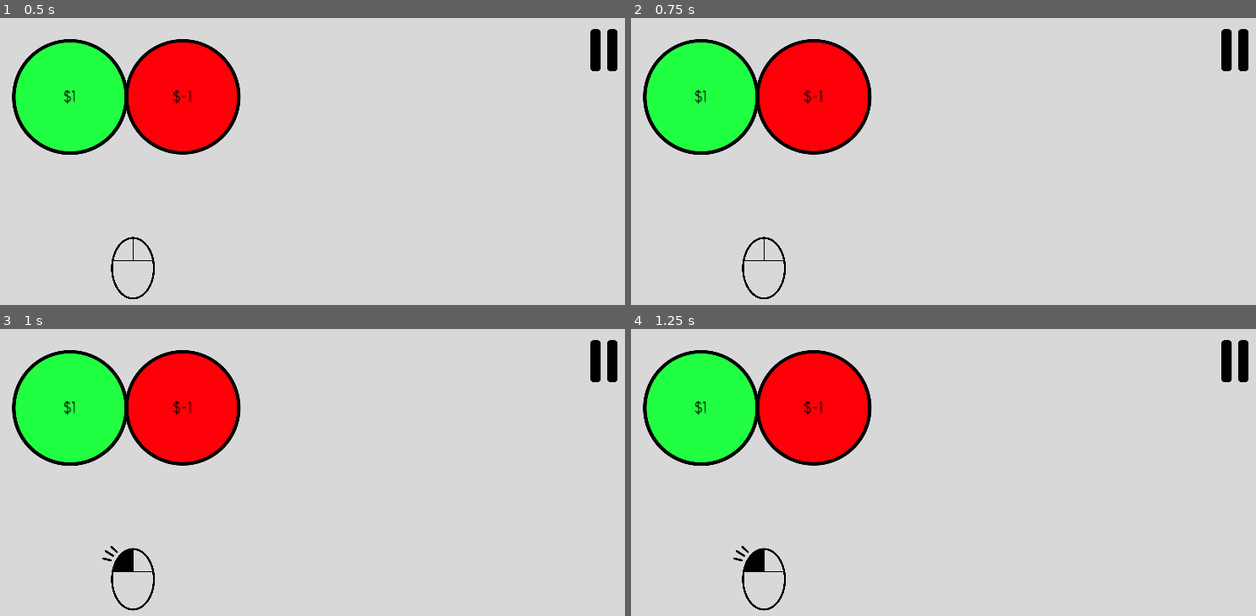
Above: before the commit, frames 1-4 (two rows, left to right).
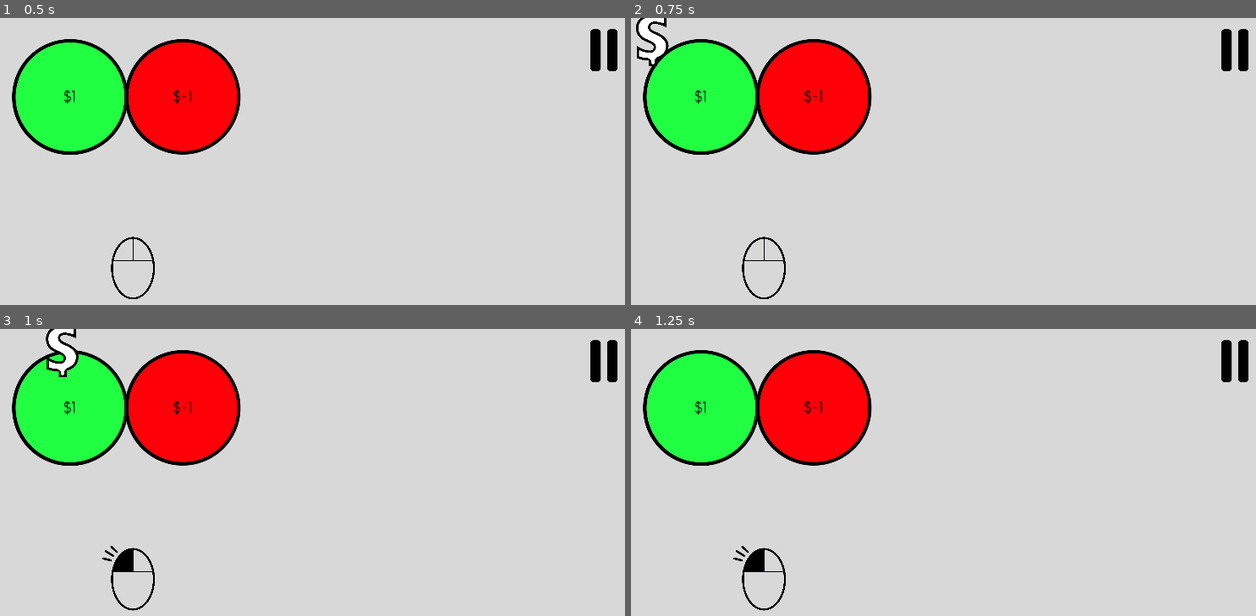
Above: after the commit, the same moments.

Repository: Inglo-Games/dollar-shuffle
Game: Godot game, scene res://scenes/tutorial.tscn
The game is run twice, just before and just after one commit, with the same random seed, the same clock (stepped at 60 frames per second) and the same inputs. This scene is started directly instead of the project's main scene.
Inputs (mouse positions are in pixels of both pictures, inside the frame that each line leads up to):
- Up to frame 1 (0.5 s): no input
- Up to frame 2 (0.75 s): tap Enter at 0.5 s; move the mouse to (699, 98) at 0.52 s; click (699, 98) at 0.6 s
- Up to frame 3 (1 s): right-click (68, 409) at 0.8 s
- Up to frame 4 (1.25 s): no input

Frame 1 is identical in both runs. In frame 2, 0.5% of the frame differs, in the area x 0-7%, y 0-17%; in frame 3, 0.6%, in the area x 7-13%, y 0-17%; in frame 4, nothing differs.
Error before the commit: Invalid get index 'moves' (on base: 'Control (tutorial.gd)'). (res://scripts/graph.gd:48)
Error after the commit: Invalid get index 'moves' (on base: 'Control (tutorial.gd)'). (res://scripts/graph.gd:69)

Commit message:
Adding placeholder point icon and adding point animation script

Diff:
--- a/scripts/graph.gd
+++ b/scripts/graph.gd
@@ -4,11 +4,20 @@
 # Load the GameNode class
 const GameNode = preload("res://scripts/graph_node.gd")
 
+# Load the point animation class
+const PointAnimation = preload("res://scripts/point_anim.gd")
+
 # Get file IO functions
 const FileIO = preload("res://scripts/file_io.gd")
 
 # Dictionary containing all graph data
 var graph_data = {}
+
+# List of node UI objects
+var node_list = []
+
+# Scale to use for all UI elements
+var ui_scale = Vector2(1.0, 1.0)
 
 func load_puzzle(input):
 	# If it's an int, load that level number
@@ -20,12 +29,19 @@
 		graph_data = FileIO.read_json_file("res://levels/tuts/1.json")
 	elif str(input).matchn('tut2'):
 		graph_data = FileIO.read_json_file("res://levels/tuts/2.json")
+	# Set the scale value
+	ui_scale = Vector2(2.0 / (len(graph_data)+1), 2.0 / (len(graph_data)+1))
 
 # Take one point from each neighbor of a given node and add that many to it
 func take_points(node):
 	# Take one from each neighbor
 	for neighbor in graph_data[str(node)]["conns"]:
 		graph_data[str(neighbor)]["value"] -= 1
+		# Create an animation to show point moving
+		var anim = PointAnimation.new()
+		anim.init(node_list[neighbor], node_list[node])
+		anim.scale = ui_scale
+		call_deferred("add_child", anim)
 	# Add that many to node
 	graph_data[str(node)]["value"] += len(graph_data[str(node)]["conns"])
 	# Update move list
@@ -44,6 +60,11 @@
 	# Add one to each neighbor
 	for neighbor in graph_data[str(node)]["conns"]:
 		graph_data[str(neighbor)]["value"] += 1
+		# Create an animation to show point moving
+		var anim = PointAnimation.new()
+		anim.init(node_list[node], node_list[neighbor])
+		anim.scale = ui_scale
+		call_deferred("add_child", anim)
 	# Update move list
 	get_parent().moves.append(Vector2(node,1))
 	# Force redraw of all node's UI
@@ -78,15 +99,15 @@
 	# Size control node equal to the node image
 	game_node.rect_size = Vector2(512,512)
 	# Scale down node according to how many there are
-	var node_scale = 2.0 / (len(graph_data)+1)
-	game_node.rect_scale = Vector2(node_scale, node_scale)
+	game_node.rect_scale = ui_scale
 	# Center Control node over location
-	location -= (Vector2(512,512) * node_scale * 0.5)
+	location -= (Vector2(512,512) * ui_scale * 0.5)
 	game_node.rect_position = location
 	# Add node as child once loading is finished
 	call_deferred("add_child", game_node)
-	# Add node to group
+	# Add node to group and list
 	game_node.add_to_group("ui_nodes")
+	node_list.append(game_node)
 
 # Draw a line connecting 2 nodes
 func draw_conn_line(n1, n2):
--- /dev/null
+++ b/scripts/point_anim.gd
@@ -0,0 +1,36 @@
+extends Sprite
+
+# Speed the point should move
+const percent_per_sec = 1.45
+# Distance to destination before dissapating
+const limit_dist = 150.0
+
+# Node locations
+var loc_start = Vector2(0,0)
+var loc_end = Vector2(0,0)
+# Percentage moved
+var dist_moved = 0.0
+
+func _ready():
+	set_process(true)
+	# Setup texture
+	texture = load("res://assets/icons/dollar.png")
+	# Remain invisible until movement starts
+	visible = false
+
+func _process(delta):
+	# Clear node if it reached its end location
+	var dist = loc_end.distance_to(position)
+	if dist < limit_dist:
+		visible = false
+		queue_free()
+	# Else move it closer to destination node
+	else:
+		dist_moved += delta * percent_per_sec
+		position = loc_start.linear_interpolate(loc_end, dist_moved)
+		visible = true
+
+func init(node1, node2):
+	# Save the start and end locations
+	loc_start = node1.rect_position
+	loc_end = node2.rect_position
Binary file added: assets/icons/dollar.png
Not shown, added: assets/icons/dollar.png.import
